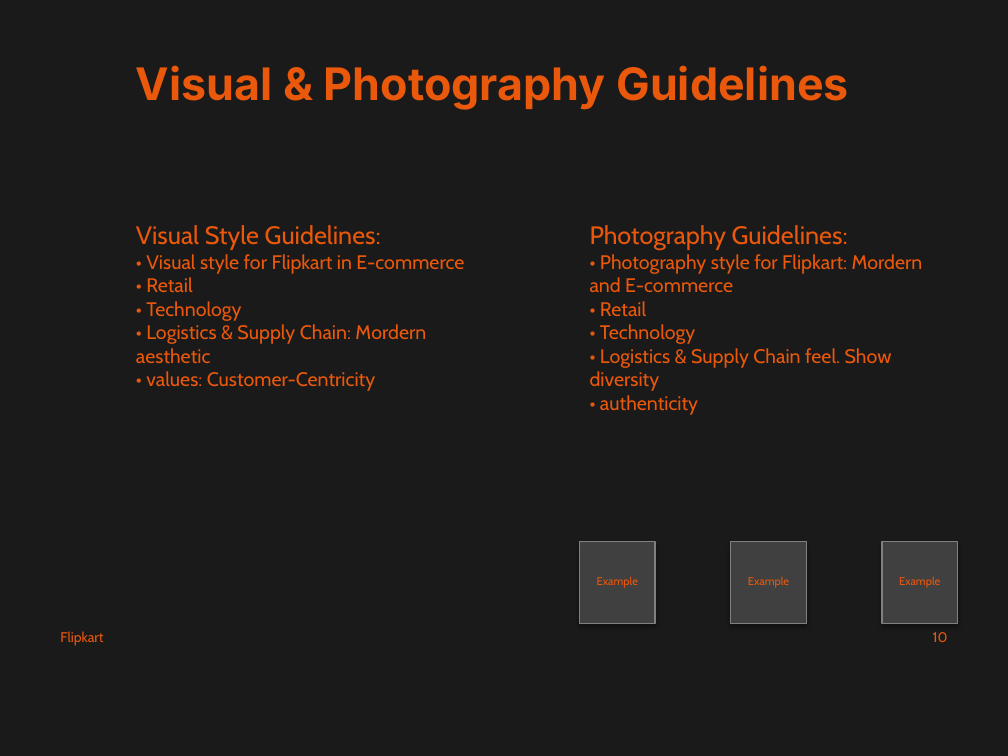
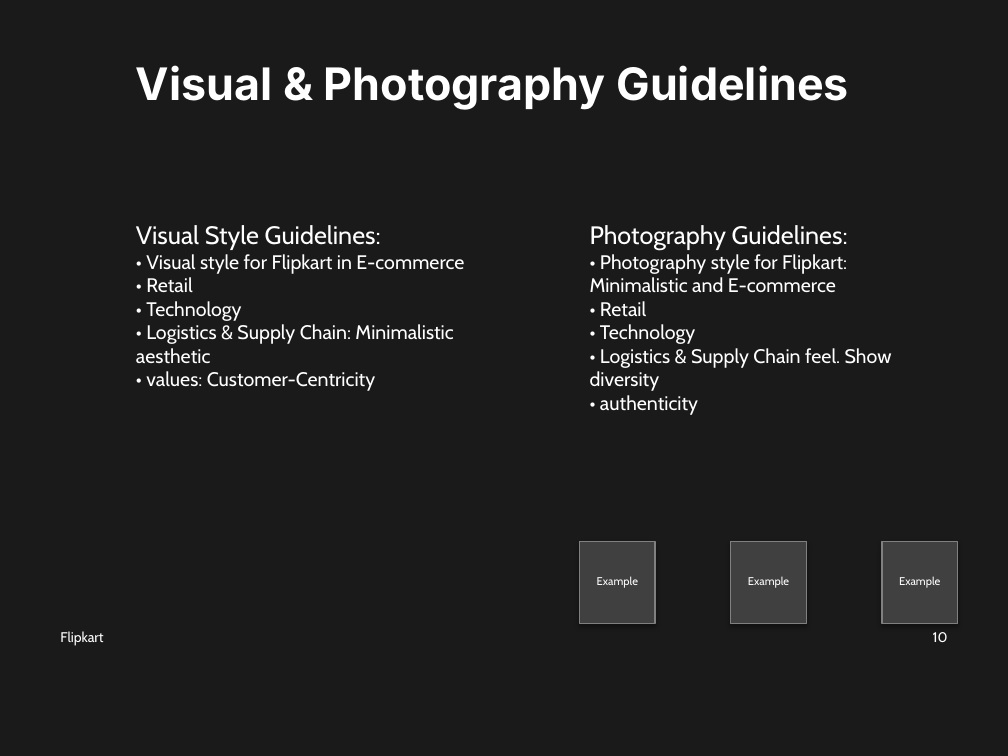
Before and after one commit to md-anas-sabah/brand_book_generator_crewai, a slide deck: slide 10 of output/flipkart/flipkart_enhanced_brand_book.pptx. Drawn at 1008x756 pixels with LibreOffice and Linux fonts; fonts in the diff are those of the drawing. Boxes give left, top, right and bottom in pixels: in the first picture for what was removed or moved away, otherwise in the second. Text is boxed around its words. In the diff, an @@ line names an element or a change of style, - is before the commit and + after.

```diff
--- a/output/flipkart/flipkart_enhanced_brand_book.pptx
+++ b/output/flipkart/flipkart_enhanced_brand_book.pptx
@@ text at (136, 225, 464, 391): text colour #EA580C to #FFFFFF in "Visual Style Guidelines:", "• Visual style for Flipkart in E-commerce", "• Retail", "• Technology" and 1 more places @@
@@ text at (590, 225, 892, 415): text colour #EA580C to #FFFFFF in "Photography Guidelines:", "• Retail", "• Technology", "• Logistics & Supply Chain feel. Show ..." and 1 more places @@
@@ text at (590, 254, 847, 293): text changed; text colour #EA580C to #FFFFFF @@
-• Photography style for Flipkart: Mordern and E-commerce
+• Photography style for Flipkart: Minimalistic and E-commerce
@@ text at (136, 324, 453, 364): text changed; text colour #EA580C to #FFFFFF @@
-• Logistics & Supply Chain: Mordern aesthetic
+• Logistics & Supply Chain: Minimalistic aesthetic
@@ text colour #EA580C to #FFFFFF in 6 elements at (136, 65, 848, 110), (597, 576, 638, 588), (748, 576, 789, 588), (899, 576, 940, 588), (60, 631, 103, 646), (933, 632, 948, 642) @@
```
Also in this commit, not shown: 9 other slides changed, 24 other files.
